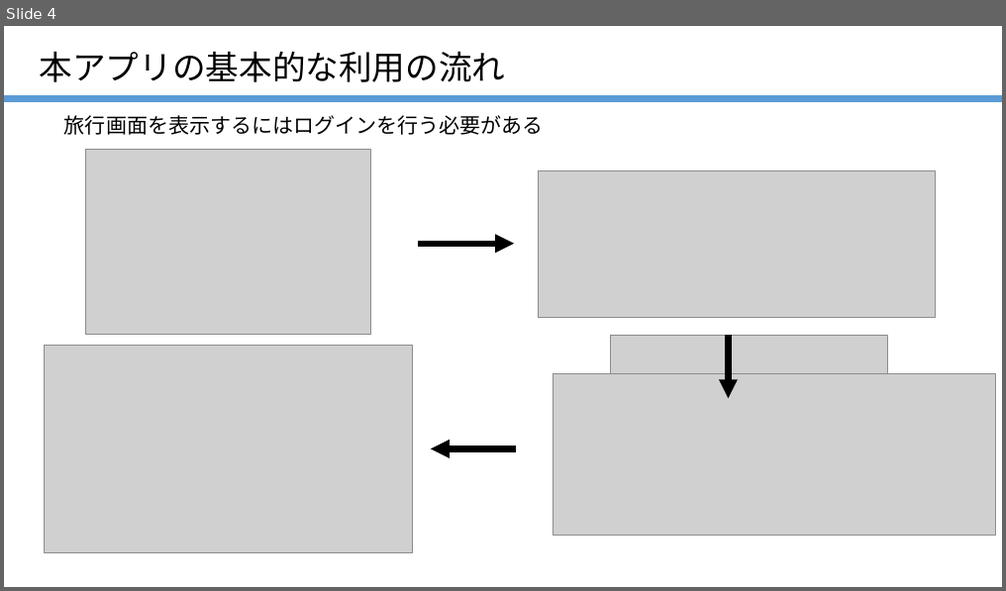
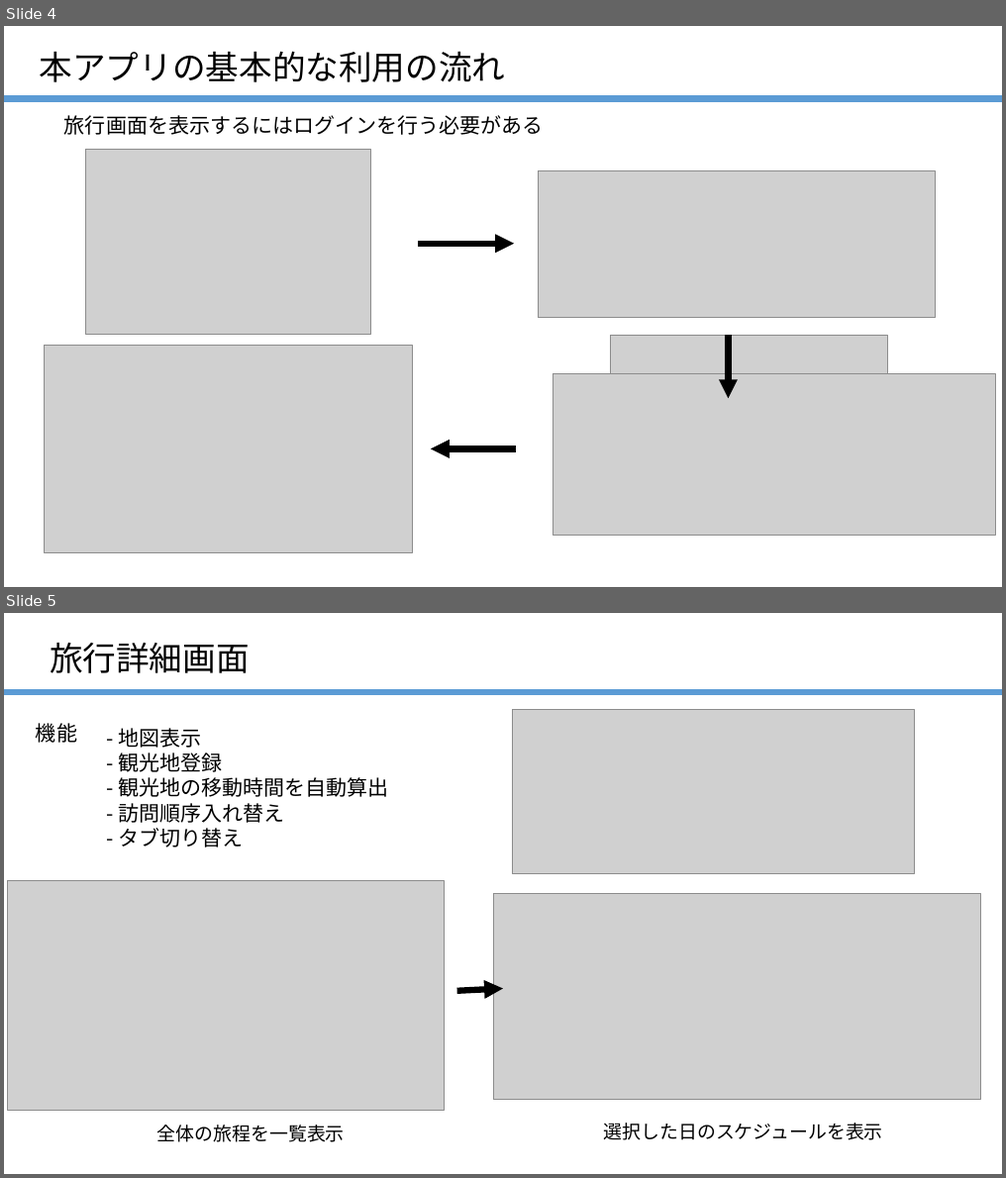
Before and after one commit to Kanon-Yamamoto/my_work_space, a slide deck: handout/kanon.pptx. Shown one above the other, each under a label of ours: slide 4 before the commit, slides 4 and 5 after it. The pictures are 1006x591 and 1006x1178 pixels, drawn with LibreOffice and Linux fonts; fonts in the diff are those of the drawing; grey boxes stand for pictures. Boxes give left, top, right and bottom in pixels: in the first picture for what was removed or moved away, otherwise in the second. Text is boxed around its words. In the diff, an @@ line names an element or a change of style, - is before the commit and + after.

```diff
--- a/handout/kanon.pptx
+++ b/handout/kanon.pptx
@@ slide 5 added at [4,613,1002,1174], background #FFFFFF @@
@@ text added at [50,643,250,673], 32 pt, text #000000 @@
+旅行詳細画面
@@ line added from (4, 692) to (1002, 692), #5B9BD5 6 pt @@
@@ text added at [36,723,77,743], 20 pt, text #000000 @@
+機能
@@ text added at [119,728,389,848], 20 pt, text #000000 @@
+- 地図表示
+- 観光地登録
+- 観光地の移動時間を自動算出
+- 訪問順序入れ替え
+- タブ切り替え
@@ picture added at [513,709,915,873] @@
@@ picture added at [8,881,445,1111] @@
@@ picture added at [494,894,981,1100] @@
@@ arrow added from (456, 991) to (503, 989), #000000 6 pt @@
@@ text added at [157,1125,345,1143], 18 pt, text #000000 @@
+全体の旅程を一覧表示
@@ text added at [604,1123,883,1141], 18 pt, text #000000 @@
+選択した日のスケジュールを表示
```
Also in this commit, not shown: 2 slides changed, 1 other slide added, 18 other files.
